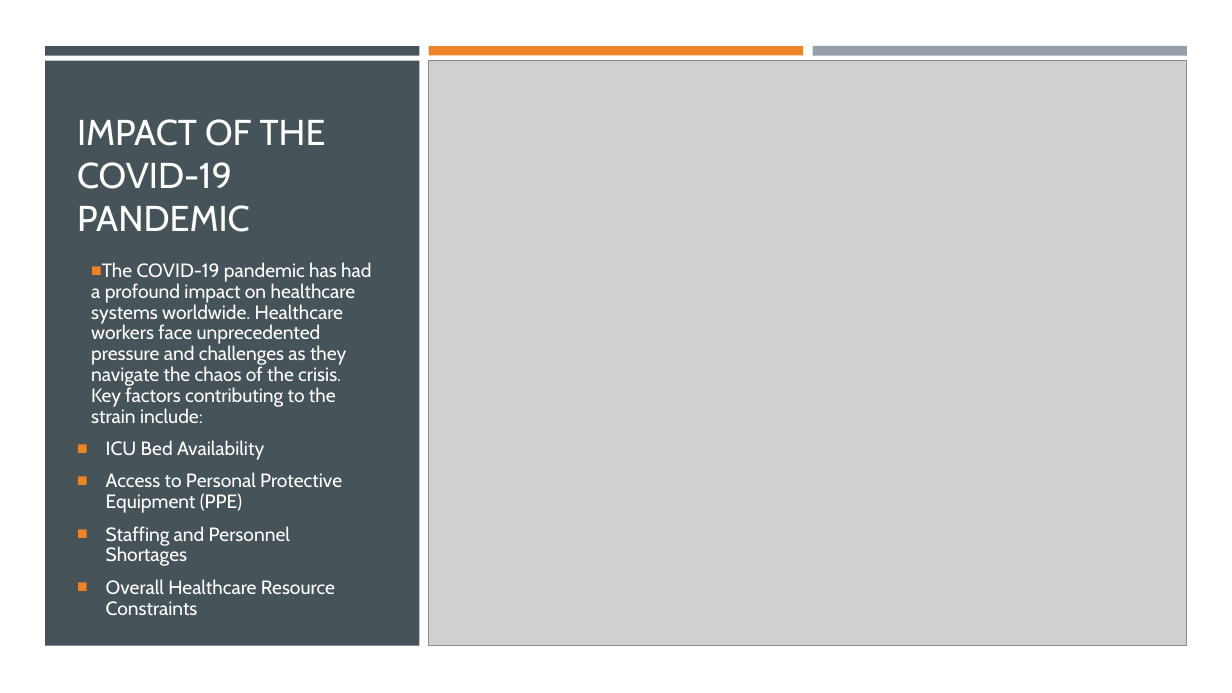
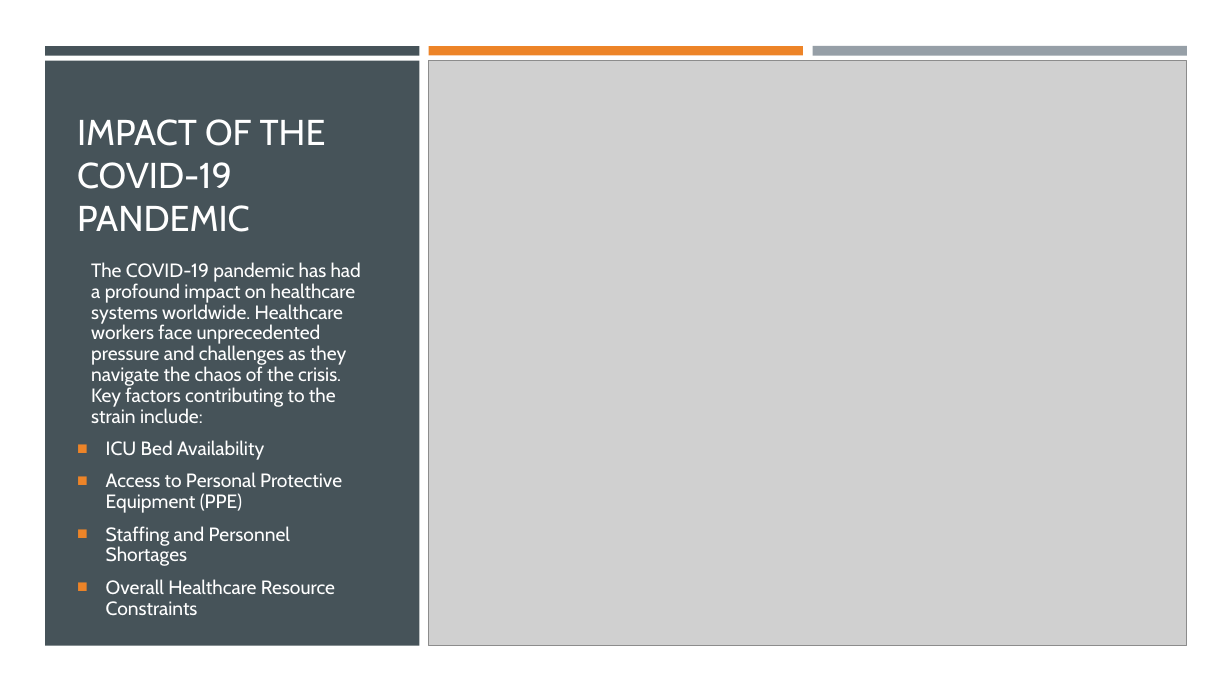
Before and after one commit to AngelicaB93/COVID_19_ICU_Admission_Data_Science_Capstone, a slide deck: slide 3 of ICU Admissions Capstone.pptx. Drawn at 1232x693 pixels with LibreOffice and Linux fonts; fonts in the diff are those of the drawing; grey boxes stand for pictures. Boxes give left, top, right and bottom in pixels: in the first picture for what was removed or moved away, otherwise in the second. Text is boxed around its words. In the diff, an @@ line names an element or a change of style, - is before the commit and + after.

```diff
--- a/ICU Admissions Capstone.pptx
+++ b/ICU Admissions Capstone.pptx
@@ text at (x1=91, y1=262, x2=361, y2=423): bullet ■ to none @@
```
Also in this commit, not shown: 7 other slides changed.
